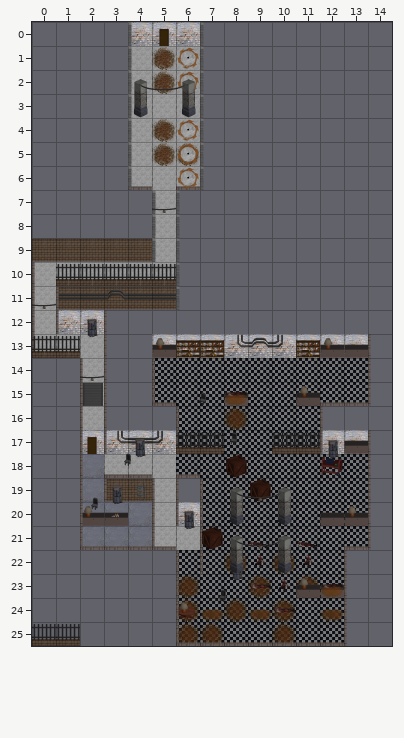
A Tiled map gets an edit: assetSource/evilWithin/meatBasementTopMap.tmx. The picture above was drawn from the file before the commit.
Cells are 128x128 px. Shown: x 0..14, y 0..25.
And afterwards:
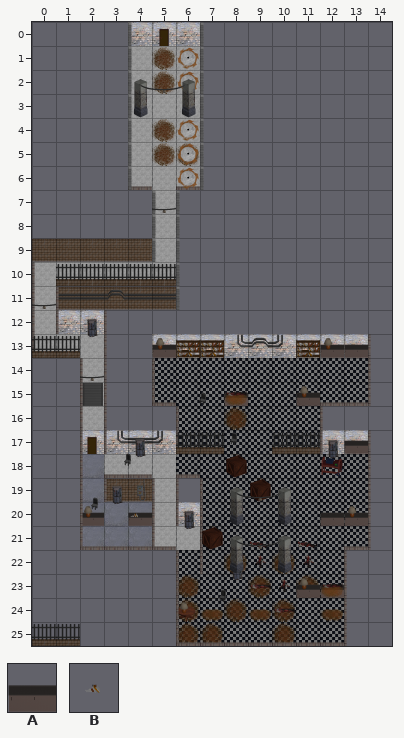
Key: from "tilesTop": A 7, B 58.
_ is an empty cell.
Objects are placed by their top-left corner, in cells (3,4 is the top-left corner of cell 3,4); size is 1x1 cell unless given.
Difference:
Layer "onflorObjects":
y 20: x 3..4 A_ -> _A
Layer "tileLogic":
changed: B "tutorialBook" at 3,20 -> B "tutorialBook" at 3.8,20.1
Where, in picture pixels (left, top, right, bottom), the same in both pictures:
changed: (104, 512, 152, 526)
